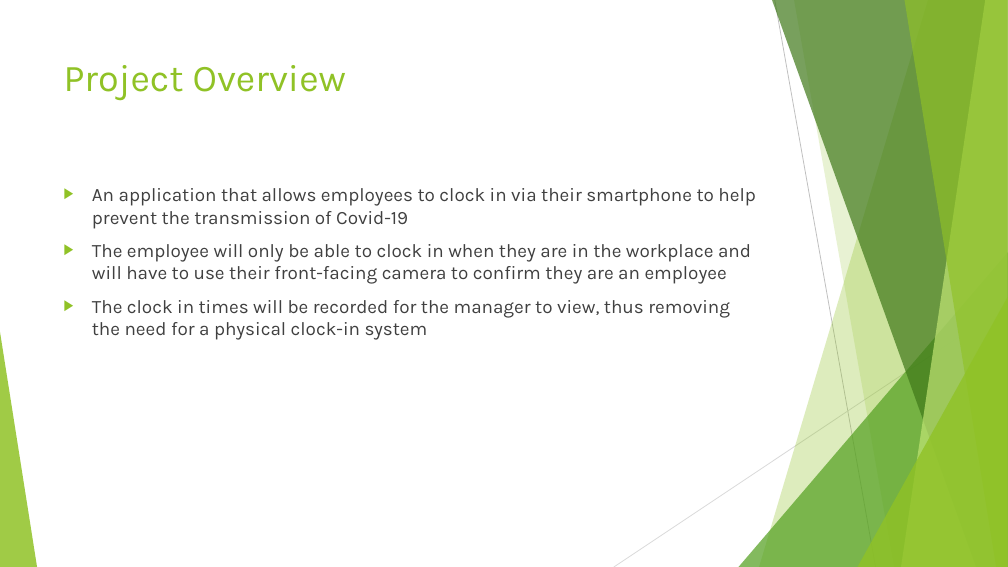
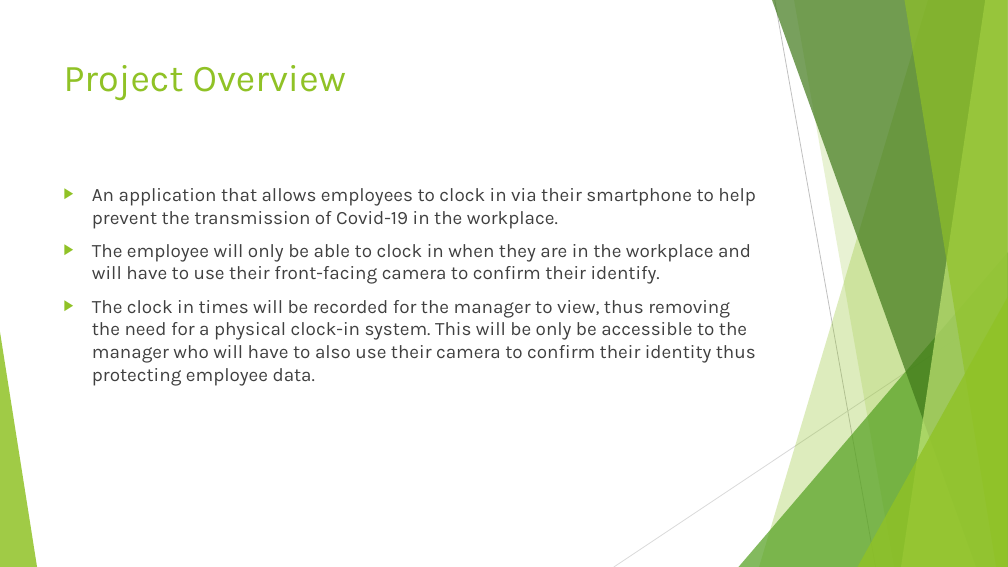
Before and after one commit to ryanhiggins11/FINAL-YEAR-PROJECT, a slide deck: slide 3 of Paperwork/Presentation of App.pptx. Drawn at 1008x567 pixels with LibreOffice and Linux fonts; fonts in the diff are those of the drawing. Boxes give left, top, right and bottom in pixels: in the first picture for what was removed or moved away, otherwise in the second. Text is boxed around its words. In the diff, an @@ line names an element or a change of style, - is before the commit and + after.

Commit message:
Changes made to presentation / Gannt Chart needs to be added.

```diff
--- a/Paperwork/Presentation of App.pptx
+++ b/Paperwork/Presentation of App.pptx
@@ text at (x1=92, y1=188, x2=756, y2=386): text changed @@
-▶ An application that allows employees to clock in via their smartphone to help prevent the transmission of Covid-19
-▶ The employee will only be able to clock in when they are in the workplace and will have to use their front-facing camera to confirm they are an employee
-▶ The clock in times will be recorded for the manager to view, thus removing the need for a physical clock-in system
+▶ An application that allows employees to clock in via their smartphone to help prevent the transmission of Covid-19 in the workplace.
+▶ The employee will only be able to clock in when they are in the workplace and will have to use their front-facing camera to confirm their identify.
+▶ The clock in times will be recorded for the manager to view, thus removing the need for a physical clock-in system. This will be only be accessible to the manager who will have to also use their camera to confirm their identity thus protecting employee data.
```
